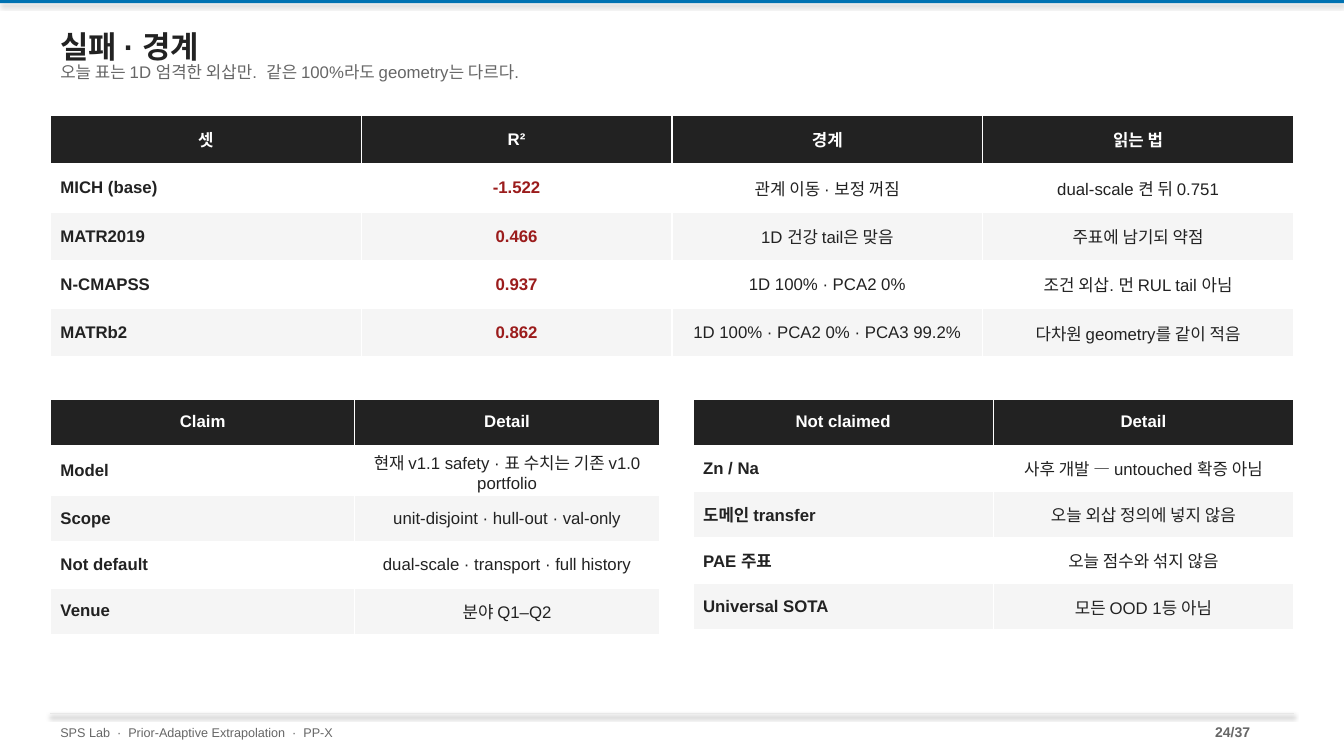
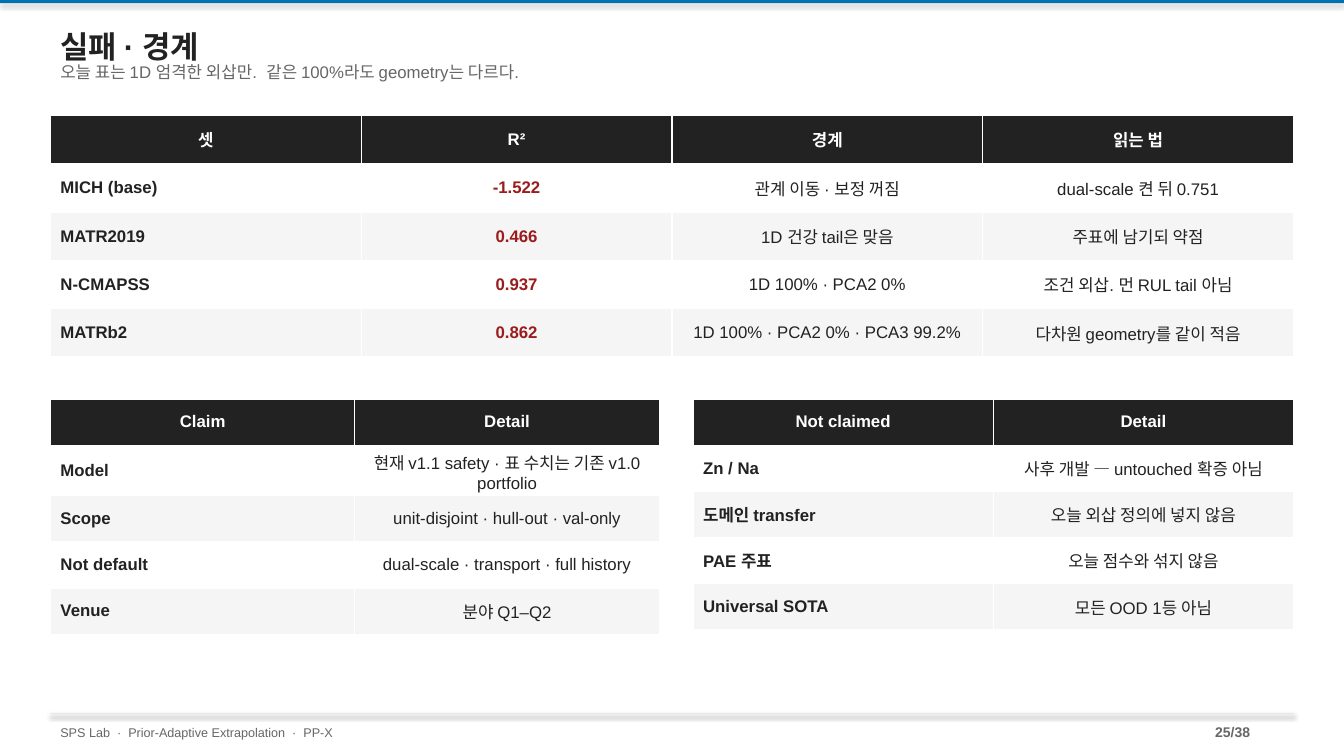
Before and after one commit to amumujs-create/pp-extrapolation, a slide deck: slide 25 of ppt/PP-X_Research_Detailed_v2.pptx (slide 24 before the commit). Drawn at 1344x756 pixels with LibreOffice and Linux fonts; fonts in the diff are those of the drawing. Boxes give left, top, right and bottom in pixels: in the first picture for what was removed or moved away, otherwise in the second. Text is boxed around its words. In the diff, an @@ line names an element or a change of style, - is before the commit and + after.

```diff
--- a/ppt/PP-X_Research_Detailed_v2.pptx
+++ b/ppt/PP-X_Research_Detailed_v2.pptx
@@ text at (x1=1215, y1=727, x2=1250, y2=737): text changed @@
-24/37
+25/38
```
Also in this commit, not shown: 34 other slides changed, 1 slide added, 1 other file.
